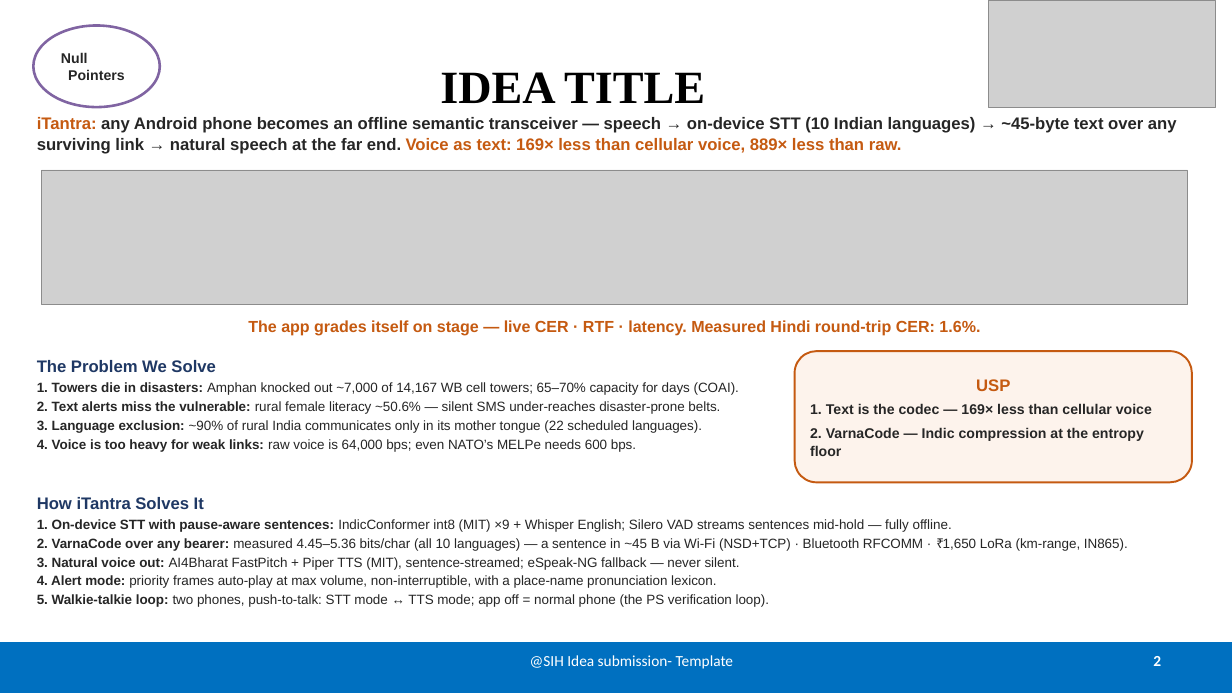
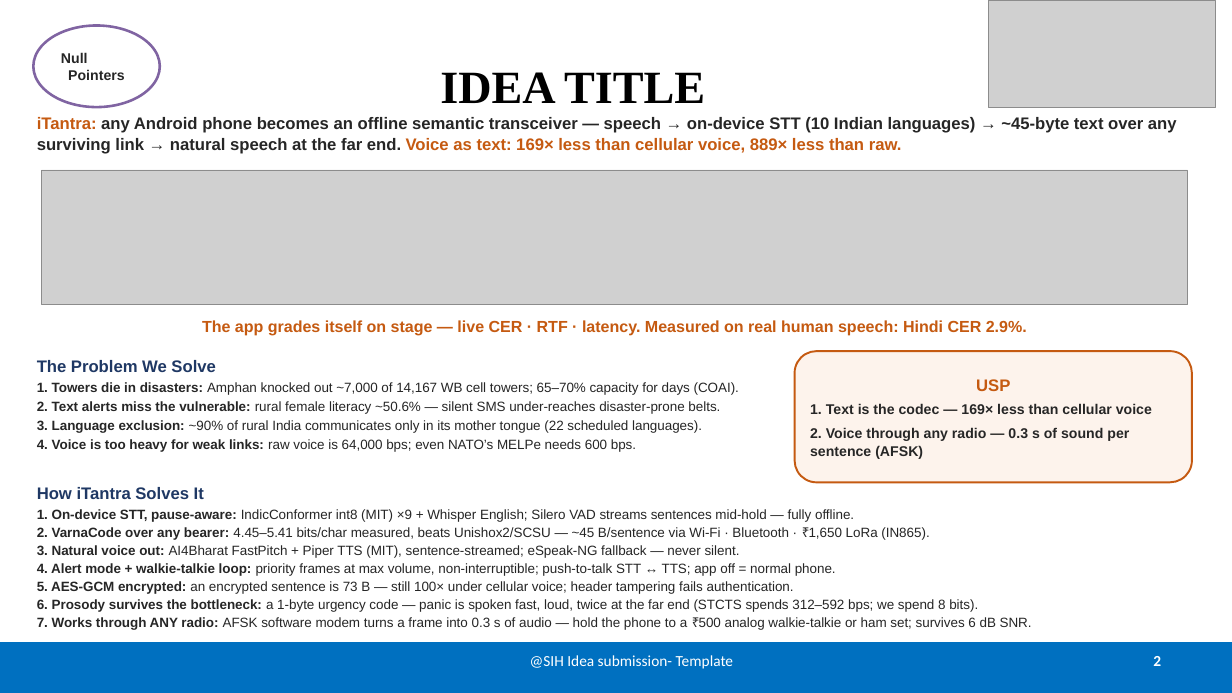
Before and after one commit to satyam-mishra-dev/itantra, a slide deck: slide 2 of docs/SIH2026-iTantra-idea-PPT.pptx. Drawn at 1232x693 pixels with LibreOffice and Linux fonts; fonts in the diff are those of the drawing; grey boxes stand for pictures. Boxes give left, top, right and bottom in pixels: in the first picture for what was removed or moved away, otherwise in the second. Text is boxed around its words. In the diff, an @@ line names an element or a change of style, - is before the commit and + after.

Commit message:
docs: idea PPT v4 — real-speech CER, measured rivals, prosody byte + AFSK modem, AES-GCM, roll-call, WEA/LSSC-ST refs, updated already-built box

```diff
--- a/docs/SIH2026-iTantra-idea-PPT.pptx
+++ b/docs/SIH2026-iTantra-idea-PPT.pptx
@@ text at [202, 320, 1027, 336]: text changed @@
-The app grades itself on stage — live CER · RTF · latency. Measured Hindi round-trip CER: 1.6%.
+The app grades itself on stage — live CER · RTF · latency. Measured on real human speech: Hindi CER 2.9%.
@@ text in rounded rectangle at [810, 427, 1129, 459]: text changed @@
-2. VarnaCode — Indic compression at the entropy floor
+2. Voice through any radio — 0.3 s of sound per sentence (AFSK)
@@ text "How iTantra Solves It": place and size @@
-text "How iTantra Solves It" at [37, 497, 1128, 607]
+text "How iTantra Solves It" at [37, 487, 1032, 630]
@@ text at [37, 509, 929, 540]: text changed @@
-1. On-device STT with pause-aware sentences: IndicConformer int8 (MIT) ×9 + Whisper English; Silero VAD streams sentences mid-hold — fully offline.
-2. VarnaCode over any bearer: measured 4.45–5.36 bits/char (all 10 languages) — a sentence in ~45 B via Wi-Fi (NSD+TCP) · Bluetooth RFCOMM · ₹1,650 LoRa (km-range, IN865).
+1. On-device STT, pause-aware: IndicConformer int8 (MIT) ×9 + Whisper English; Silero VAD streams sentences mid-hold — fully offline.
+2. VarnaCode over any bearer: 4.45–5.41 bits/char measured, beats Unishox2/SCSU — ~45 B/sentence via Wi-Fi · Bluetooth · ₹1,650 LoRa (IN865).
@@ text at [37, 487, 740, 558]: less space between paragraphs @@
@@ text at [37, 563, 1032, 630]: text changed @@
-4. Alert mode: priority frames auto-play at max volume, non-interruptible, with a place-name pronunciation lexicon.
-5. Walkie-talkie loop: two phones, push-to-talk: STT mode ↔ TTS mode; app off = normal phone (the PS verification loop).
+4. Alert mode + walkie-talkie loop: priority frames at max volume, non-interruptible; push-to-talk STT ↔ TTS; app off = normal phone.
+5. AES-GCM encrypted: an encrypted sentence is 73 B — still 100× under cellular voice; header tampering fails authentication.
+6. Prosody survives the bottleneck: a 1-byte urgency code — panic is spoken fast, loud, twice at the far end (STCTS spends 312–592 bps; we spend 8 bits).
+7. Works through ANY radio: AFSK software modem turns a frame into 0.3 s of audio — hold the phone to a ₹500 analog walkie-talkie or ham set; survives 6 dB SNR.
```
Also in this commit, not shown: 4 other slides changed, 1 other file.
